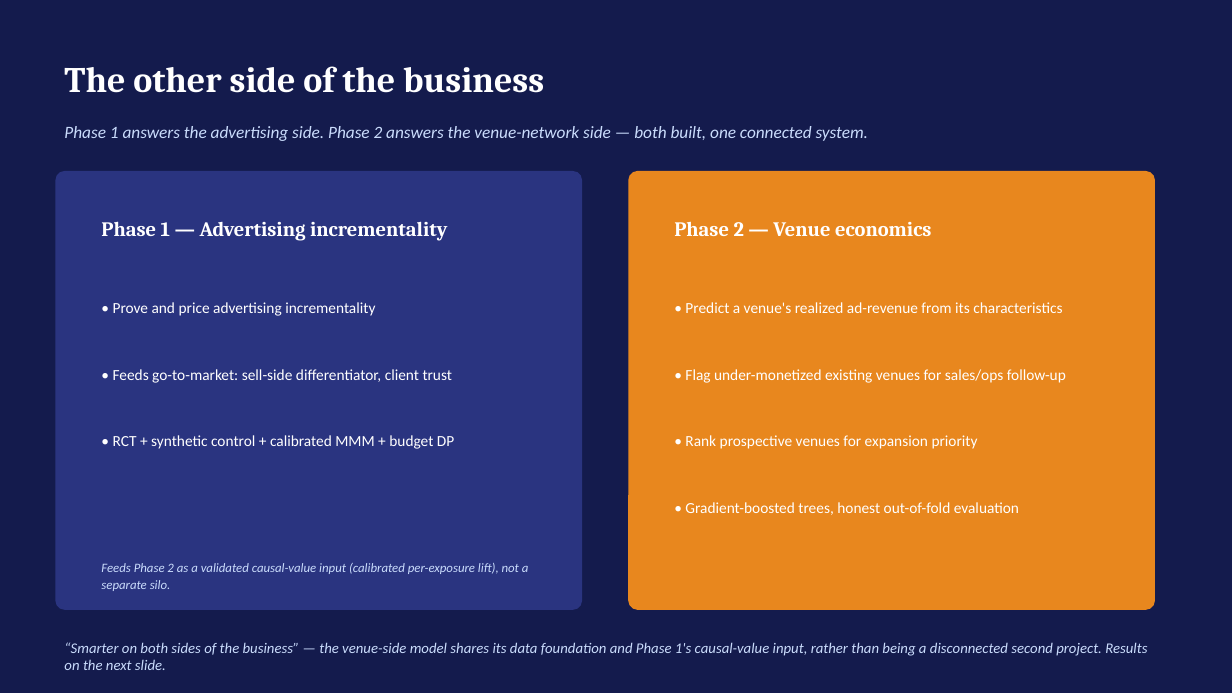
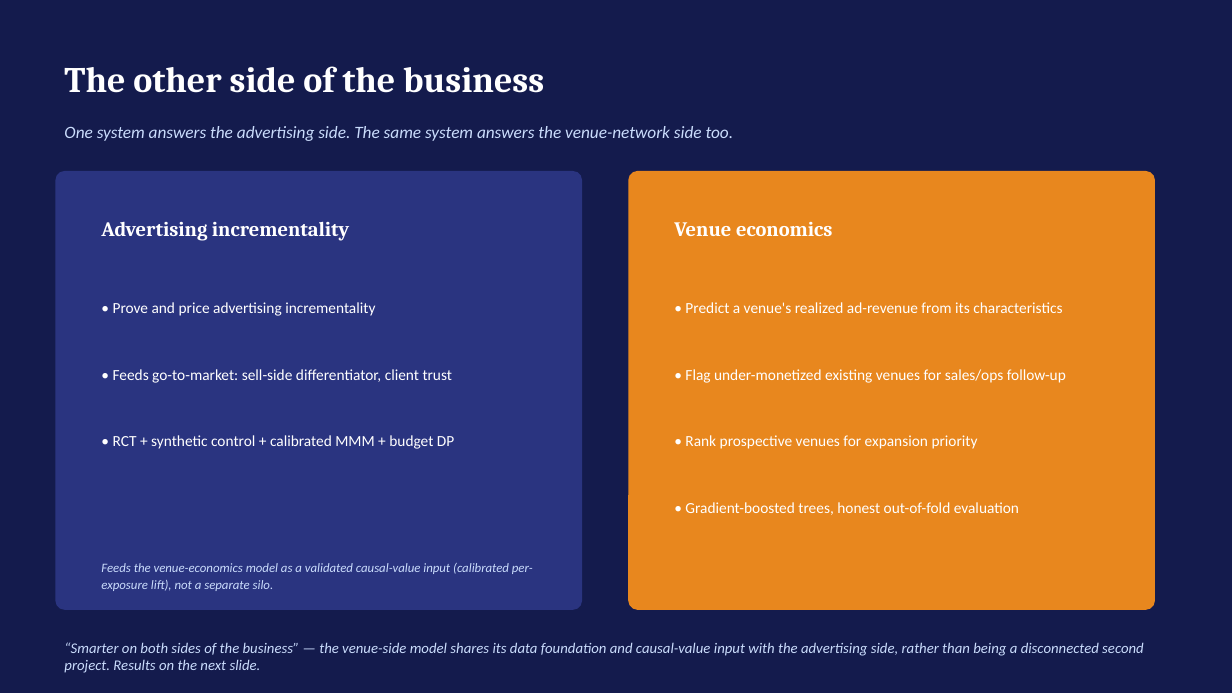
Before and after one commit to crystal1361/atmosphere-dooh-measurement, a slide deck: slide 9 of deck/AtmosphereTV_DOOH_Measurement.pptx. Drawn at 1232x693 pixels with LibreOffice and Linux fonts; fonts in the diff are those of the drawing. Boxes give left, top, right and bottom in pixels: in the first picture for what was removed or moved away, otherwise in the second. Text is boxed around its words. In the diff, an @@ line names an element or a change of style, - is before the commit and + after.

```diff
--- a/deck/AtmosphereTV_DOOH_Measurement.pptx
+++ b/deck/AtmosphereTV_DOOH_Measurement.pptx
@@ text at [64, 126, 734, 141]: text changed @@
-Phase 1 answers the advertising side. Phase 2 answers the venue-network side — both built, one connected system.
+One system answers the advertising side. The same system answers the venue-network side too.
@@ text at [101, 221, 349, 241]: text changed @@
-Phase 1 — Advertising incrementality
+Advertising incrementality
@@ text at [674, 222, 832, 236]: text changed @@
-Phase 2 — Venue economics
+Venue economics
@@ text at [101, 563, 533, 591]: text changed @@
-Feeds Phase 2 as a validated causal-value input (calibrated per-exposure lift), not a separate silo.
+Feeds the venue-economics model as a validated causal-value input (calibrated per-exposure lift), not a separate silo.
@@ text at [64, 642, 1144, 673]: text changed @@
-“Smarter on both sides of the business” — the venue-side model shares its data foundation and Phase 1's causal-value input, rather than being a disconnected second project. Results on the next slide.
+“Smarter on both sides of the business” — the venue-side model shares its data foundation and causal-value input with the advertising side, rather than being a disconnected second project. Results on the next slide.
```
Also in this commit, not shown: 4 other slides changed, 21 other files.
